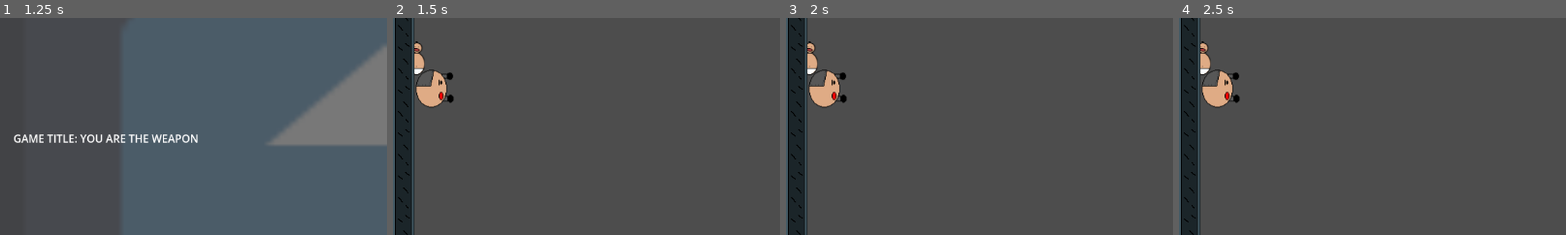
Above: before the commit, frames 1-4 (left to right).
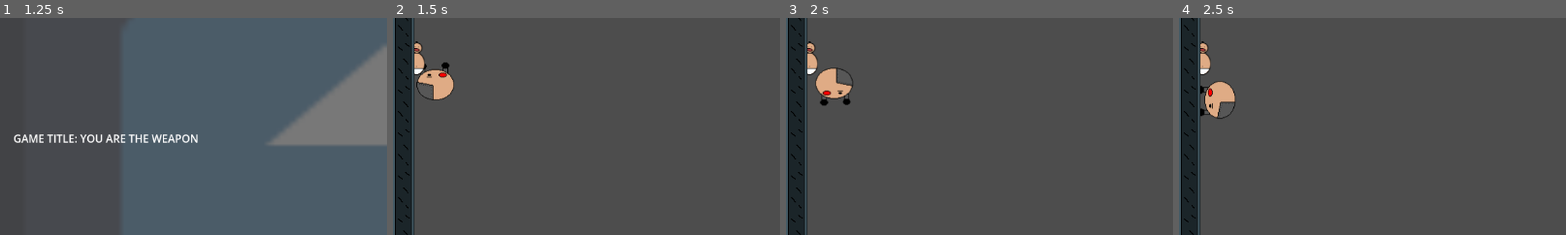
Above: after the commit, the same moments.

Repository: discoaaron/gamejam
Game: Godot game, scene res://scenes/menu/menu.tscn
Two runs of this game, one before a commit and one after it. Both use one fixed random seed, a clock stepped at 60 frames per second and the inputs below. The engine's default icon, where the game draws it, is replaced by a stand-in: a white triangle on a blue panel in a dark square.
Inputs:
- Up to frame 1 (1.25 s): tap Enter at 0.5 s; tap A (a) at 0.6 s; tap D (d) at 0.8 s
- Up to frame 2 (1.5 s): tap Space (space) at 1.25 s; tap D (d) at 1.35 s
- Up to frame 3 (2 s): tap E (e) at 1.55 s
- Up to frame 4 (2.5 s): tap Enter at 2 s; tap E (e) at 2.1 s; tap S (s) at 2.3 s
The pictures show only the part of the screen within x 0-50%, y 22-72%; the shares and areas given below are measured in that part.

Frame 1 is identical in both runs. In frame 2, 1.2% of the frame differs, in the area x 5-16%, y 20-42%; in frame 3, 1.1%; in frame 4, 0.9%.

Commit message:
bug fix with keys and score reset

Diff:
--- a/game/autoloaders/score_manager.gd
+++ b/game/autoloaders/score_manager.gd
@@ -13,3 +13,6 @@
 
 func increase_score():
 	score = score + 1
+
+func reset_score():
+	score = 0
--- a/game/main.gd
+++ b/game/main.gd
@@ -2,14 +2,15 @@
 
 var dad_scene = preload("res://scenes/dad/dad.tscn")
 var baby_scene = preload("res://scenes/baby/baby.tscn")
-var dad: Node;
-var baby: Node;
+var dad: Node
+var baby: Node
 var screen_size # Size of the game window.
-var keys = ["w", "a", "s", "d", "e" ]
+var originalKeys = ["w", "a", "s", "d", "e" ]
+var keysCopy = []
 
 # Called when the node enters the scene tree for the first time.
 func _ready() -> void:
-	SignalManager.baby_lasered.connect(laser_baby)
+	SignalManager.baby_lasered.connect(game_over)
 	SignalManager.baby_saved.connect(start_next_level)
 	screen_size = get_viewport_rect().size
 	start_level()
@@ -32,7 +33,8 @@
 	print(ScoreManager.score)
 
 func get_button() -> String:
-	var keysCopy = keys.duplicate();
+	if(keysCopy.size() == 0):
+		keysCopy = originalKeys.duplicate();
 	var key;
 	var keys_index = randi_range(0, keysCopy.size() - 1);
 	key = keysCopy[keys_index]
@@ -40,6 +42,7 @@
 	return key;
 
 func _spawnDad() -> void:
+	var keys = originalKeys.duplicate();
 	dad = dad_scene.instantiate();
 	dad.position = _getRandomPositionOnScreen()
 	dad.up = get_button()
@@ -57,5 +60,8 @@
 func _getRandomPositionOnScreen() -> Vector2:
 	return Vector2(randi_range(0, screen_size.x),randi_range(0, screen_size.y))
 
-func laser_baby() -> void:
+func game_over() -> void:
+	ScoreManager.reset_score()
+	remove_child(dad)
+	remove_child(baby)
 	print("ya dun fucked up")
